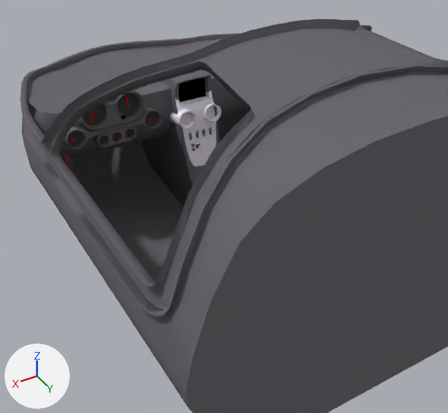
One commit to the Blender file Models/cockpit.blend: the scene before it, then after it.
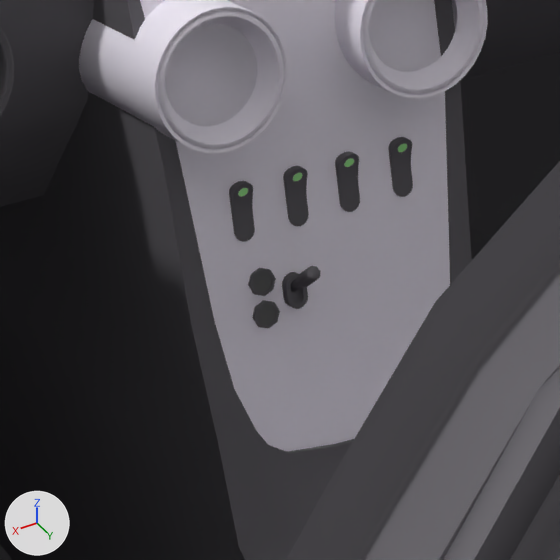
Old and new are each drawn from a camera (50 mm lens) standing at (0.924, -0.356, 0.678) and looking at (-0.017, -1.933, -0.604) and again close up on the part from 36% to 51% of the width and 27% to 44% of the height. The axes (+X, +Y, +Z) are drawn at lower left. The lights are the same throughout.

The scene before the commit, as lines of its bpy script (objects in view):
```python
me_center_console_switch_trim = bpy.data.meshes.new('center console switch trim')
me_center_console_switch_trim.from_pydata(...)  # 152 vertices, 121 faces; spans x 0.015..0.0414, y 0.0338..0.0481, z -0.0607..-0.0315
me_center_console_switch_trim.materials.append(mat_dark_plastic)  # dark grey #6a676c
me_switch = bpy.data.meshes.new('switch')
me_switch.from_pydata(...)  # 72 vertices, 54 faces; spans x 0.0..0.005, y -0.0057..0.0028, z -0.0143..0.0143
me_switch.polygons.foreach_set('use_smooth', [True] * 54)
me_switch.materials.append(mat_dark_plastic)  # dark grey #6a676c
me_walls = bpy.data.meshes.new('walls')
me_walls.from_pydata(...)  # 266 vertices, 204 faces; spans x 0.0..0.57, y -0.45..1.4, z -0.4..0.43
me_walls.polygons.foreach_set('use_smooth', [True] * 204)
me_walls.materials.append(mat_microtexture_plastic)  # grey #6d6a6f
ob_bilge_pump_switch = bpy.data.objects.new('bilge pump switch', me_switch)
ob_bilge_pump_switch.location = (-0.04, -2.065, -0.364)
_m = ob_bilge_pump_switch.modifiers.new('Mirror', 'MIRROR')
_m = ob_bilge_pump_switch.modifiers.new('EdgeSplit', 'EDGE_SPLIT')
ob_center_console_switch_trim = bpy.data.objects.new('center console switch trim', me_center_console_switch_trim)
ob_center_console_switch_trim.location = (0.0, -2.1, -0.36)
_m = ob_center_console_switch_trim.modifiers.new('EdgeSplit', 'EDGE_SPLIT')
_m.use_edge_angle = False
ob_walls = bpy.data.objects.new('walls', me_walls)
ob_walls.location = (0.0, -2.5, -0.3)
_m = ob_walls.modifiers.new('Mirror', 'MIRROR')
# also in view: 'canopy' at (0.0, -2.078, -0.103); 'taxi light switch' at (0.013, -2.066, -0.364); 'instrument cluster' at (0.3, -2.21, -0.247); 'headlights switch' at (0.04, -2.066, -0.364); 'center console' at (0.0, -1.986, -0.411)
```
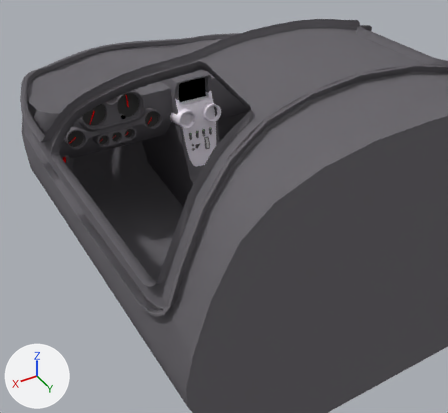
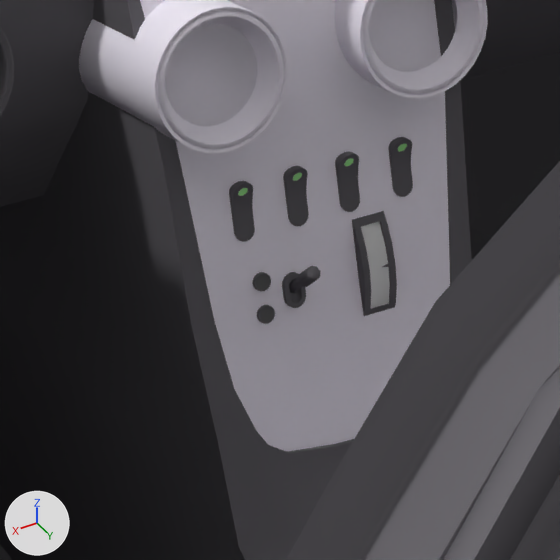
Where the change shows, as pixel boxes [x1, y1, x2, y2] in the close-ups (560 x 560 px; the box of a moved part takes in the faces that stretch with it):
```json
{"object": "center console switch trim", "change": "reshaped, turned", "before": [248, 268, 308, 328], "after": [252, 211, 397, 324]}
{"object": "trim dial", "change": "added", "after": [361, 222, 390, 309]}
{"part": 1, "of": "me_center_console_switch_trim", "change": "moved or reshaped", "before": [282, 272, 308, 309], "after": [282, 272, 306, 308]}
{"part": 2, "of": "me_center_console_switch_trim", "change": "added", "after": [352, 211, 397, 316]}
{"part": 3, "of": "me_center_console_switch_trim", "change": "added", "after": [257, 305, 275, 324]}
{"part": 4, "of": "me_center_console_switch_trim", "change": "added", "after": [252, 272, 271, 291]}
{"part": 5, "of": "me_center_console_switch_trim", "change": "deleted", "before": [252, 300, 280, 328]}
{"part": 6, "of": "me_center_console_switch_trim", "change": "deleted", "before": [248, 268, 276, 296]}
```

Edits to the scene script, one JSON object a line:
```json
{"op": "add", "block": "mat_trim_slider", "code": ["mat_trim_slider = diffuse_material('trim slider')", "mat_trim_slider.base_color = (0.8, 0.8, 0.8)  # white #e7e7e7"]}
{"block": "me_center_console_switch_trim", "where": "# used by ob_center_console_switch_trim; location = (0.0, -2.1, -0.36)"}
{"op": "remove", "block": "me_center_console_switch_trim", "code": "me_center_console_switch_trim.from_pydata(...)  # 152 vertices, 121 faces; spans x 0.015..0.0414, y 0.0338..0.0481, z -0.0607..-0.0315"}
{"op": "add", "block": "me_center_console_switch_trim", "code": "me_center_console_switch_trim.from_pydata(...)  # 346 vertices, 298 faces; spans x -0.0291..0.0392, y -0.0631..0.0397, z -0.1041..-0.0014"}
{"block": "me_center_console_switch_trim", "change": "me_center_console_switch_trim part 1: the loose piece of 72 vertices spanning x 0.015..0.025, y 0.0348..0.0481, z -0.055..-0.0372 is turned -12.5 degrees about the x axis through its middle, then moved by (0.0, -0.0103, -0.0065)"}
{"block": "me_center_console_switch_trim", "change": "me_center_console_switch_trim part 2: a new loose piece of 140 vertices spanning x -0.0291..-0.0129, y -0.0631..0.0396, z -0.1041..-0.0014, in mat_dark_plastic (dark grey #6a676c)"}
{"block": "me_center_console_switch_trim", "change": "me_center_console_switch_trim part 3: a new loose piece of 64 vertices spanning x 0.0308..0.0392, y 0.0314..0.0354, z -0.0642..-0.0558, in mat_dark_plastic (dark grey #6a676c)"}
{"block": "me_center_console_switch_trim", "change": "me_center_console_switch_trim part 4: a new loose piece of 64 vertices spanning x 0.0308..0.0392, y 0.0313..0.0353, z -0.0489..-0.0405, in mat_dark_plastic (dark grey #6a676c)"}
{"block": "me_center_console_switch_trim", "change": "me_center_console_switch_trim part 5: the loose piece of 40 vertices spanning x 0.0286..0.0414, y 0.0367..0.047, z -0.0607..-0.0465 is deleted"}
{"block": "me_center_console_switch_trim", "change": "me_center_console_switch_trim part 6: 40 vertices removed from x 0.0286..0.0414, y 0.0338..0.0441, z -0.0457..-0.0315"}
{"block": "me_center_console_switch_trim", "change": "me_center_console_switch_trim part 7: the surface is now shaded smooth"}
{"op": "add", "block": "me_trim_dial", "code": ["me_trim_dial = bpy.data.meshes.new('trim dial')", "me_trim_dial.from_pydata(...)  # 96 vertices, 64 faces; spans x -0.005..0.005, y -0.05..0.05, z -0.05..0.05", "me_trim_dial.polygons.foreach_set('use_smooth', [True] * 64)", "me_trim_dial.materials.append(mat_trim_slider)  # its picture is missing"]}
{"op": "set", "path": "ob_center_console_switch_trim.rotation_euler", "old": "(0.0, 0.0, 0.0)", "new": "(0.175, 0.0, 0.0)", "note": "degrees (0, 0, 0) -> degrees (10, 0, 0)"}
{"op": "add", "block": "ob_trim_dial", "code": ["ob_trim_dial = bpy.data.objects.new('trim dial', me_trim_dial)", "ob_trim_dial.location = (-0.021, -2.102, -0.4141)", "ob_trim_dial.rotation_euler = (0.196, 0.0, 0.0)  # degrees (11, 0, 0)"]}
```
